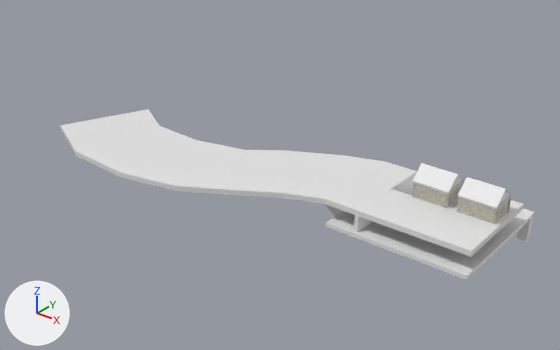
Before and after pictures for a commit that changed the Blender file blender/map.blend.
Both versions are drawn from a 50 mm lens placed at (98.6, -226.0, 141.4), pointed at (-62.0, -25.2, 16.8). Lighting does not change. The marker at lower left points along +X, +Y and +Z.
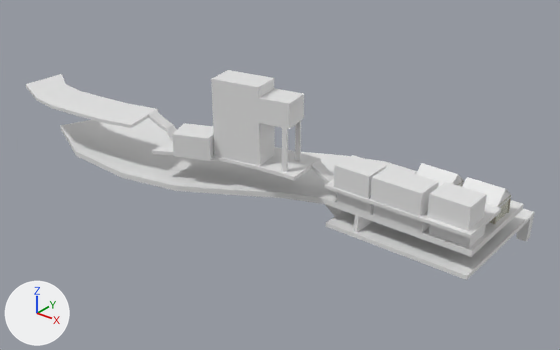
The edits, one by one:
Mesh me_cube_213 is new.
It is a box spanning x -1.0..1.0, y -1.0..1.0, z -1.0..1.0.
Mesh me_cube_212 is new.
It has 64 vertices, 62 faces and spans x -1.0..2.22, y -1.0..1.0, z -1.02..1.0.
Mesh me_cube_211 is new.
It is a box spanning x -1.0..1.0, y -1.0..1.0, z -1.0..1.0.
Mesh me_cube_210 is new.
It is a box spanning x -1.0..1.0, y -1.0..1.0, z -1.0..1.0.
Mesh me_cube_209 is new.
It is a box spanning x -1.0..1.0, y -1.0..1.0, z -1.0..1.0.
Mesh me_cube_208 is new.
It is a box spanning x -1.0..1.0, y -1.0..1.0, z -1.0..1.0.
Mesh me_cube_207 is new.
It is a box spanning x -1.0..1.0, y -1.0..1.0, z -1.0..1.0.
Mesh me_cube_206 is new.
It is a box spanning x -1.0..1.0, y -1.0..1.0, z -1.0..1.0.
Mesh me_cube_203 is new.
It has 128 vertices, 126 faces and spans x -6.0..1.0, y -4.5..1.4, z -1.0..21.9.
Object 'Cube.210' (ob_cube_210) is new; it shows me_cube_213.
Its location is (-78.3, -51.0, 34.5).
Its rotation in degrees is (0, 0, 23).
Its scale is (6.62, 5.23, 4.13).
Object 'Cube.209' (ob_cube_209) is new; it shows me_cube_212.
Its location is (-63.1, -43.4, 44.4).
Its rotation in degrees is (0, 0, 11).
Its scale is (8.94, 5.23, 14.3).
Object 'Cube.208' (ob_cube_208) is new; it shows me_cube_211.
Its location is (-23.4, -29.5, 22.1).
Its scale is (6.62, 5.23, 2.53).
Object 'Cube.207' (ob_cube_207) is new; it shows me_cube_210.
Its location is (-6.9, -29.5, 22.1).
Its scale is (8.94, 5.23, 2.53).
Object 'Cube.206' (ob_cube_206) is new; it shows me_cube_209.
Its location is (10.7, -28.3, 22.1).
Its scale is (6.79, 5.23, 2.53).
Object 'Cube.205' (ob_cube_205) is new; it shows me_cube_208.
Its location is (-23.4, -31.8, 30.3).
Its scale is (6.62, 5.23, 4.13).
Object 'Cube.204' (ob_cube_204) is new; it shows me_cube_207.
Its location is (-6.9, -31.8, 30.3).
Its scale is (8.94, 5.23, 4.13).
Object 'Cube.202' (ob_cube_202) is new; it shows me_cube_206.
Its location is (10.7, -30.6, 30.3).
Its scale is (6.79, 5.23, 4.13).
Object 'Cube.201' (ob_cube_201) is new; it shows me_cube_203.
Its location is (-7.1, -28.8, 25.9).
Its scale is (26.3, 8.57, 0.605).

Boxes [x1, y1, x2, y2] around the edits, measured in the pictures (560 x 350 px):
'Cube.209', added: after [211, 70, 304, 172]
'Cube.201', added: after [26, 74, 501, 239]
'Cube.204', added: after [370, 166, 439, 217]
'Cube.202', added: after [427, 182, 487, 231]
'Cube.205', added: after [334, 155, 387, 199]
'Cube.210', added: after [172, 123, 214, 161]
'Cube.207', added: after [373, 205, 430, 234]
'Cube.206', added: after [429, 225, 485, 248]
'Cube.208', added: after [337, 192, 374, 215]
'Cube.001', unchanged, covered by the edit: before [412, 163, 464, 208]; after [416, 163, 464, 187]
